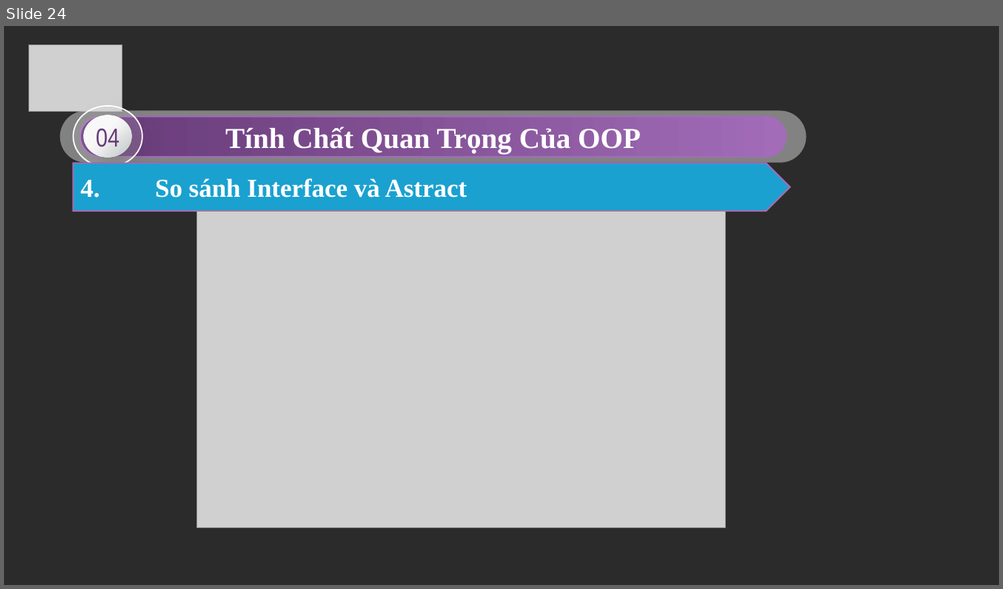
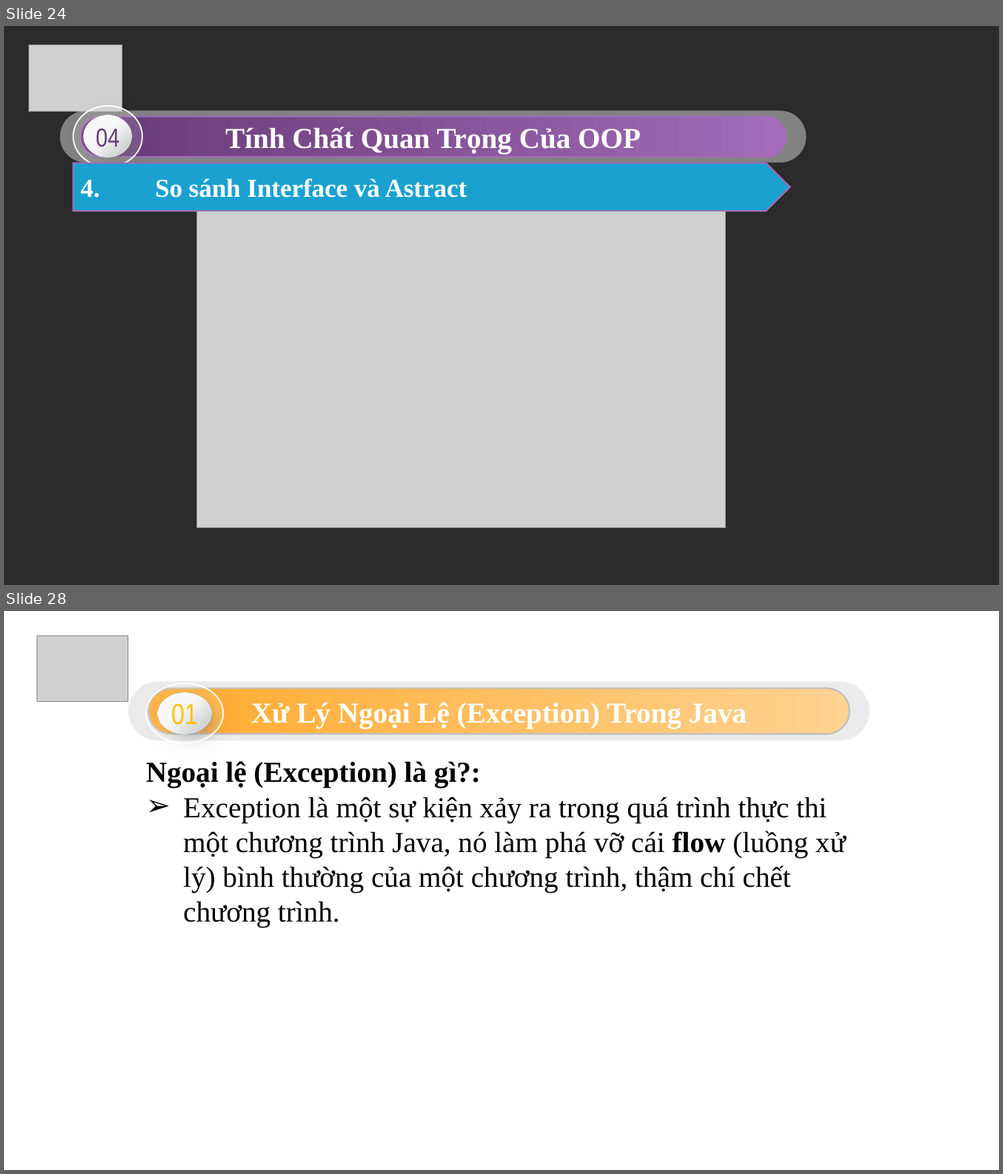
Before and after one commit to sonnguyen17099/t3h_slide, a slide deck: Bài 5.pptx. Shown one above the other, each under a label of ours: slide 24 before the commit, slides 24 and 28 after it; the slides between them are not shown. The pictures are 1003x589 and 1003x1174 pixels, drawn with LibreOffice and Linux fonts; fonts in the diff are those of the drawing; grey boxes stand for pictures; background and template pictures are left out; a plain dark background stands for a picture behind light text. Boxes give left, top, right and bottom in pixels: in the first picture for what was removed or moved away, otherwise in the second. Text is boxed around its words. In the diff, an @@ line names an element or a change of style, - is before the commit and + after.

```diff
--- a/Bài 5.pptx
+++ b/Bài 5.pptx
@@ slide 28 added at (4,611,999,1170), background #FFFFFF @@
@@ picture added at (37,635,128,701) @@
@@ rounded rectangle added at (128,682,870,741), fill #D9D9D9 at 50% opacity @@
@@ group added at (146,675,251,780): 3 ellipses, 1 freeform shape @@
+01
@@ rounded rectangle added at (148,689,849,734), fill gradient #FFAA2D to #FFD393, outline #FFFFFF 1.5 pt, 28 pt, text #FFFFFF, bold @@
+Xử Lý Ngoại Lệ (Exception) Trong Java
@@ text added at (146,761,845,927), 28 pt, text #000000 @@
+Ngoại lệ (Exception) là gì?:
+➢ Exception là một sự kiện xảy ra trong quá trình thực thi một chương trình Java, nó làm phá vỡ cái flow (luồng xử lý) bình thường của một chương trình, thậm chí chết chương trình.
```
Also in this commit, not shown: 27 other slides added.
